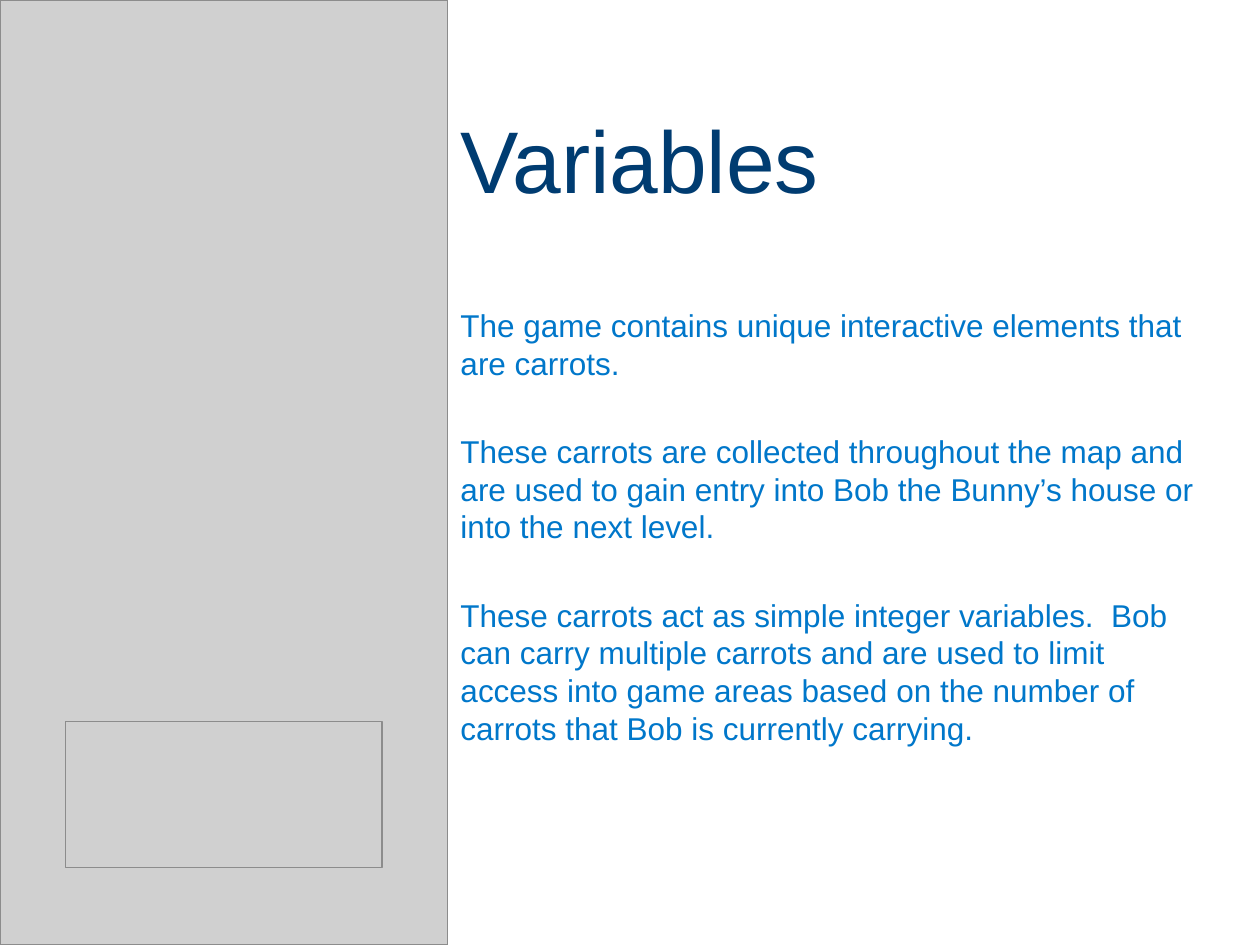
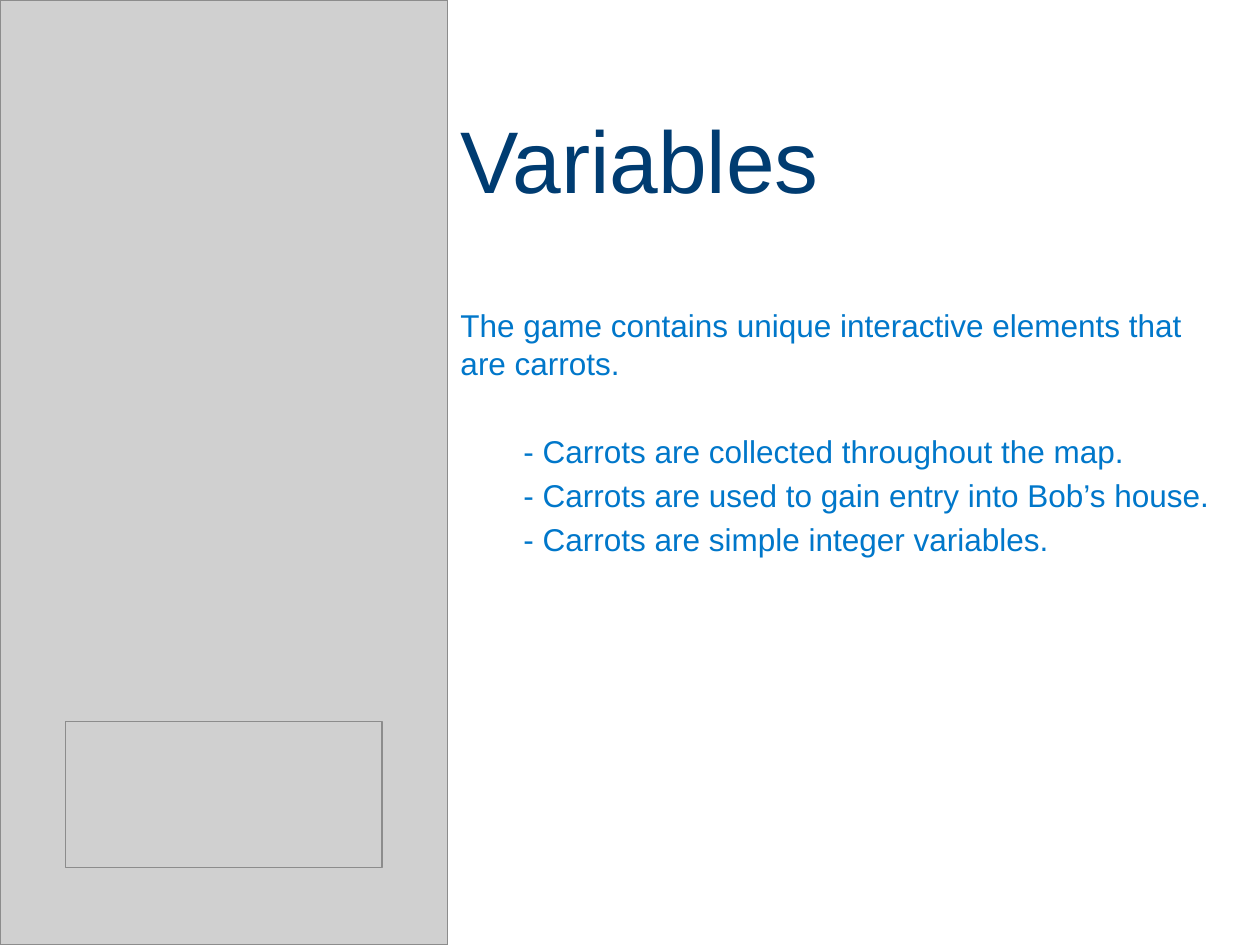
Before and after one commit to sealneaward/bob-the-bunny, a slide deck: slide 8 of Presentation/Bob The Bunny.pptx. Drawn at 1260x945 pixels with LibreOffice and Linux fonts; fonts in the diff are those of the drawing; grey boxes stand for pictures. Boxes give left, top, right and bottom in pixels: in the first picture for what was removed or moved away, otherwise in the second. Text is boxed around its words. In the diff, an @@ line names an element or a change of style, - is before the commit and + after.

```diff
--- a/Presentation/Bob The Bunny.pptx
+++ b/Presentation/Bob The Bunny.pptx
@@ subtitle at <box>543,440,1209,557</box>: text changed @@
-These carrots are collected throughout the map and are used to gain entry into Bob the Bunny’s house or into the next level.
-These carrots act as simple integer variables. Bob can carry multiple carrots and are used to limit access into game areas based on the number of carrots that Bob is currently carrying.
+- Carrots are collected throughout the map.
+- Carrots are used to gain entry into Bob’s house.
+- Carrots are simple integer variables.
```
Also in this commit, not shown: 6 other slides changed, 2 slides added, 1 slide removed.
